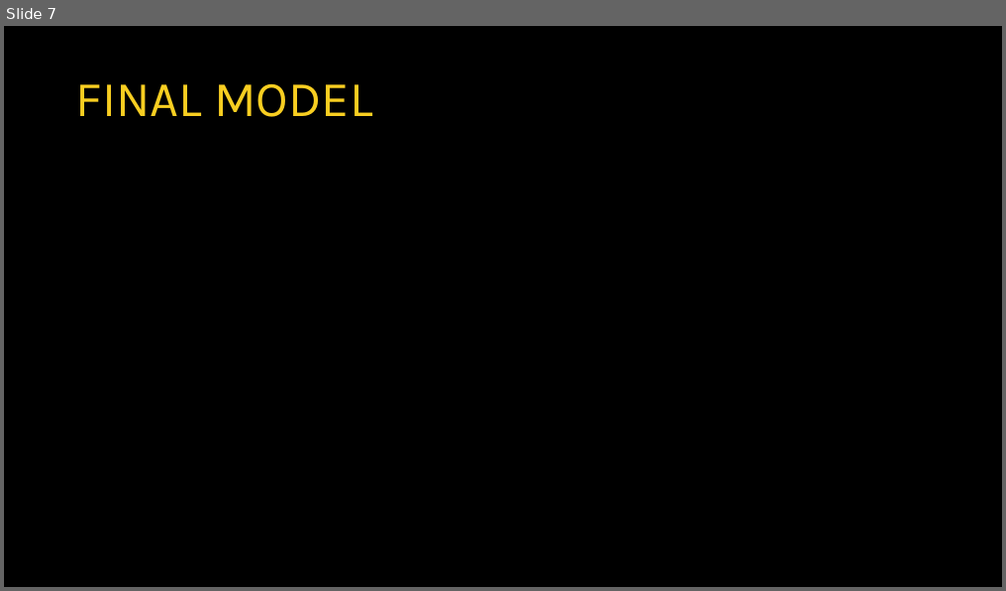
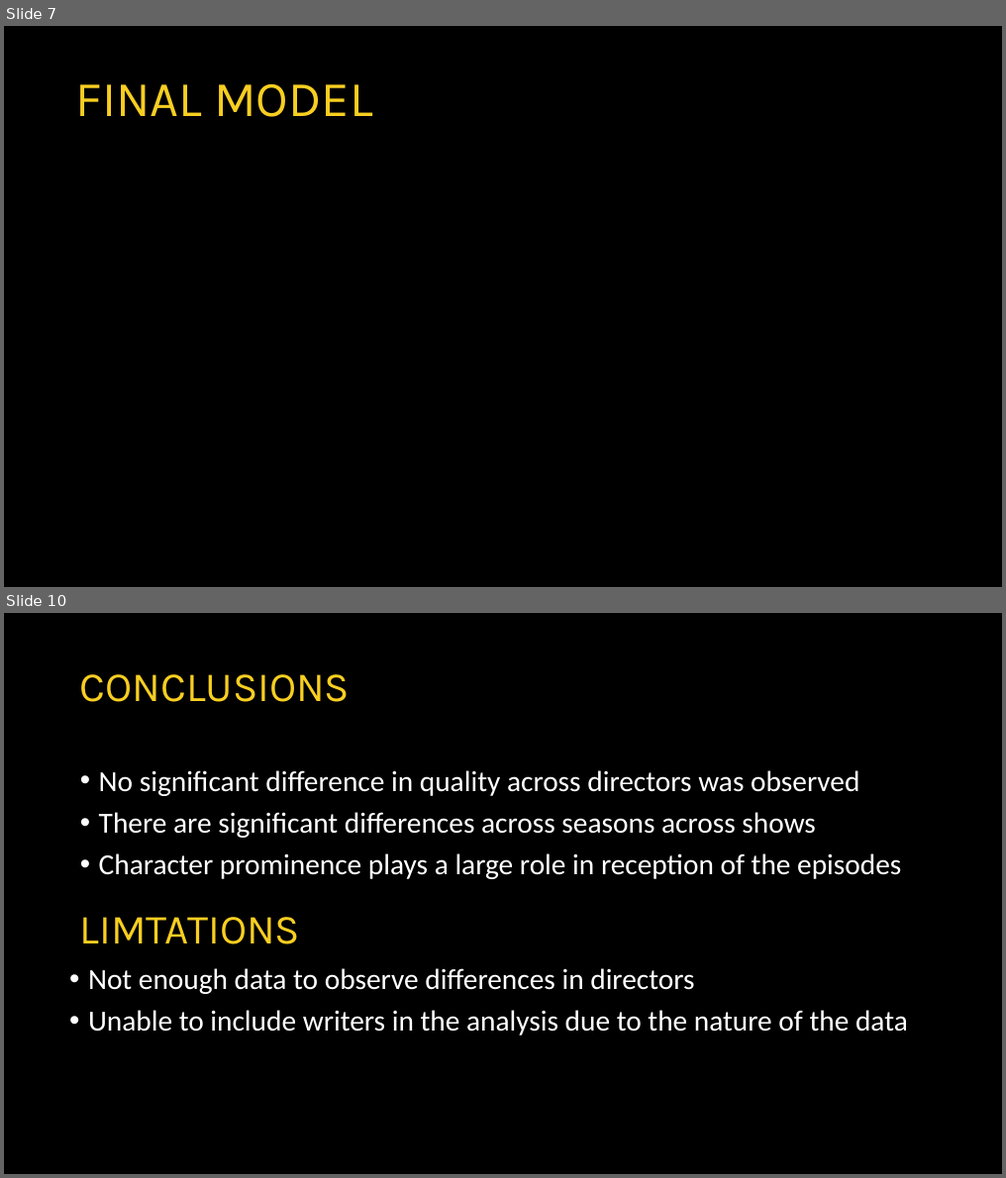
Before and after one commit to satvikk/StarTrek_StatsFinalProject, a slide deck: presentation/satvikkishoew_finalproj.pptx. Shown one above the other, each under a label of ours: slide 7 before the commit, slides 7 and 10 after it; the slides between them are not shown. The pictures are 1006x591 and 1006x1178 pixels, drawn with LibreOffice and Linux fonts; fonts in the diff are those of the drawing; grey boxes stand for pictures. Boxes give left, top, right and bottom in pixels: in the first picture for what was removed or moved away, otherwise in the second. Text is boxed around its words. In the diff, an @@ line names an element or a change of style, - is before the commit and + after.

```diff
--- a/presentation/satvikkishoew_finalproj.pptx
+++ b/presentation/satvikkishoew_finalproj.pptx
@@ slide 10 added at [4, 613, 1002, 1174], background #000000 @@
@@ text added at [80, 674, 350, 702], 40 pt, text #F8CE21 @@
+CONCLUSIONS
@@ text added at [99, 770, 901, 879], 28 pt, text #FFFFFF @@
+• No significant difference in quality across directors was observed
+• There are significant differences across seasons across shows
+• Character prominence plays a large role in reception of the episodes
@@ text added at [80, 917, 300, 945], 40 pt, text #F8CE21 @@
+LIMTATIONS
@@ text added at [88, 968, 908, 1036], 28 pt, text #FFFFFF @@
+• Not enough data to observe differences in directors
+• Unable to include writers in the analysis due to the nature of the data
```
Also in this commit, not shown: 1 slide changed, 2 other slides added, 1 slide removed, 11 other files.
